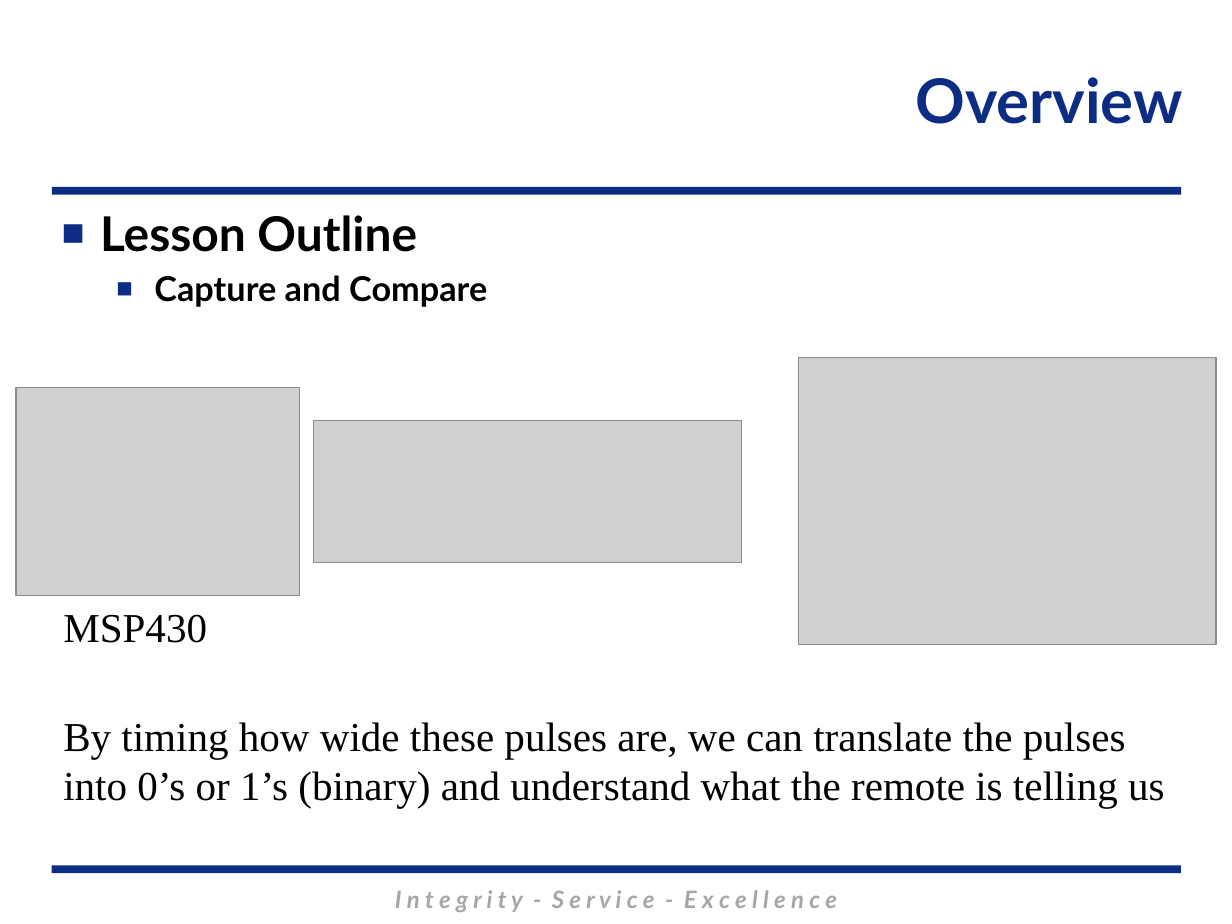
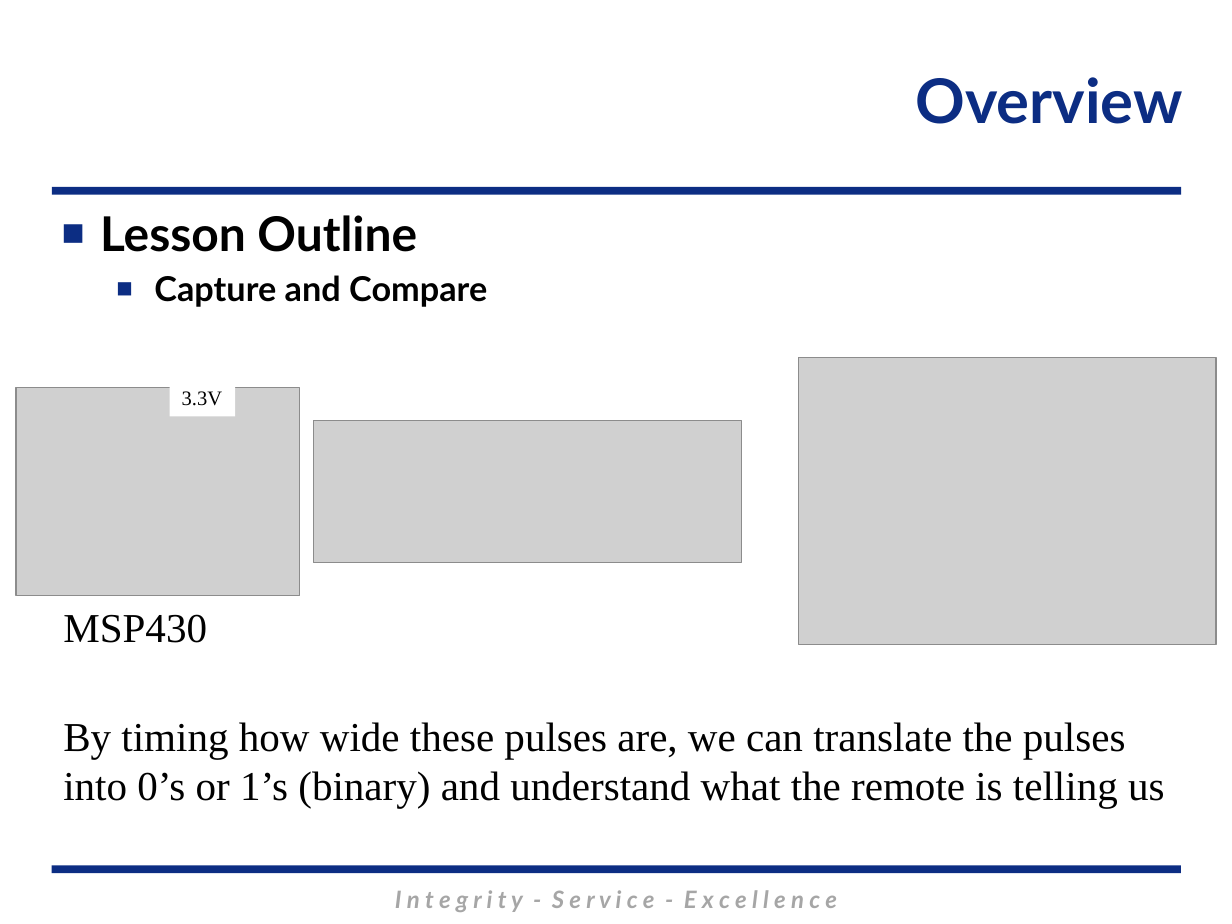
Before and after one commit to MarsUniversity/ECE382, a slide deck: slide 2 of source/lessons/lsn31/Lsn30.pptx. Drawn at 1232x924 pixels with LibreOffice and Linux fonts; fonts in the diff are those of the drawing; grey boxes stand for pictures; background and template pictures are left out. Boxes give left, top, right and bottom in pixels: in the first picture for what was removed or moved away, otherwise in the second. Text is boxed around its words. In the diff, an @@ line names an element or a change of style, - is before the commit and + after.

```diff
--- a/source/lessons/lsn31/Lsn30.pptx
+++ b/source/lessons/lsn31/Lsn30.pptx
@@ rectangle added at <box>170,379,235,416</box>, fill #FFFFFF, 12 pt, text #000000 @@
+3.3V
```
Also in this commit, not shown: 7 other files.
